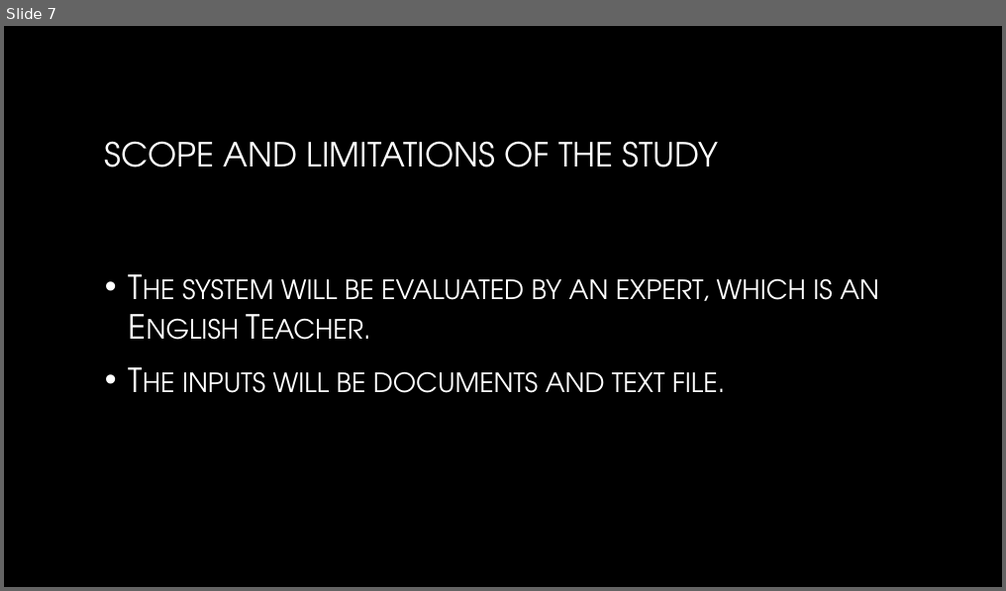
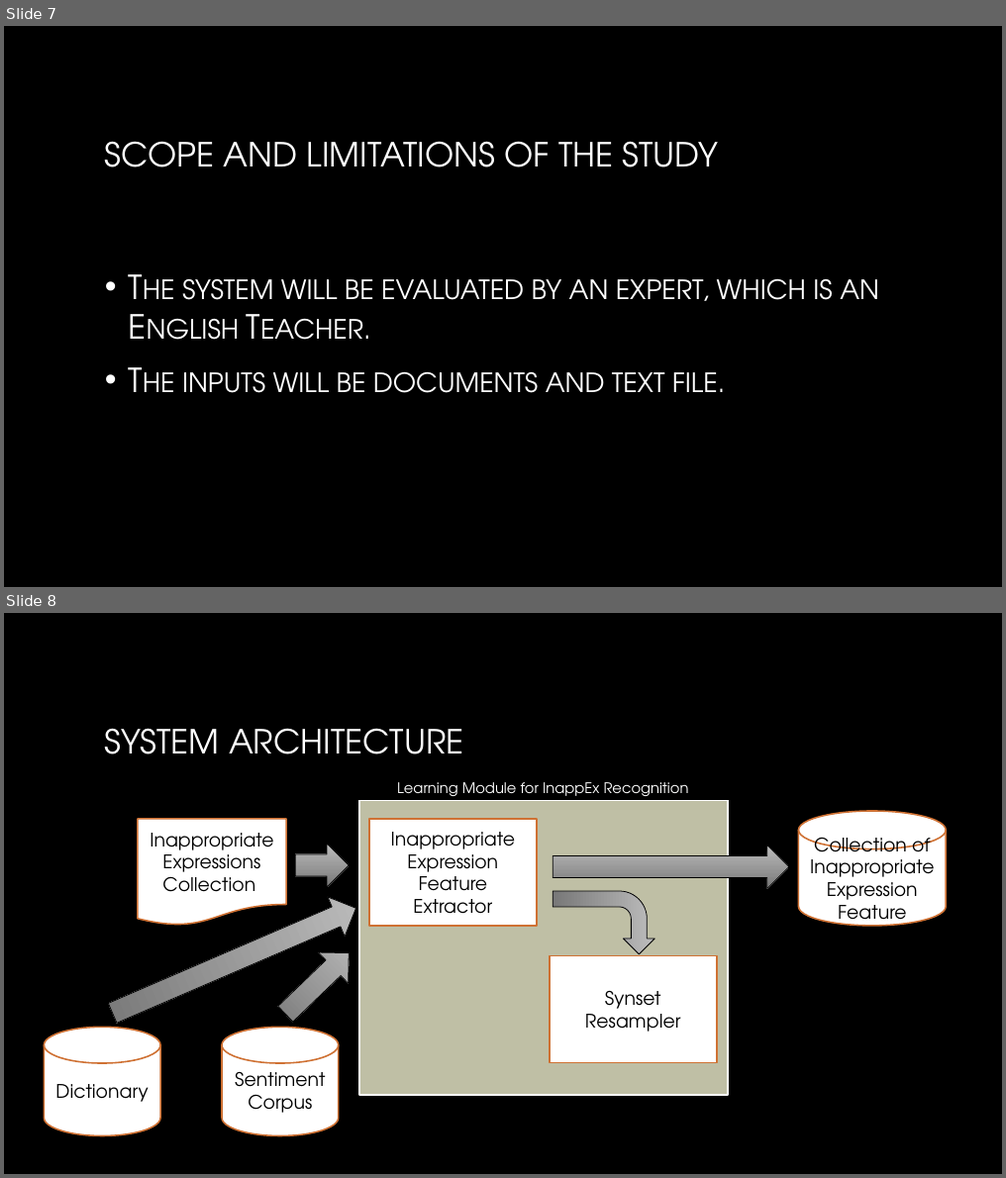
Before and after one commit to DimensionalRobos/InappExp, a slide deck: pptx/ToolDef Presentation.pptx. Shown one above the other, each under a label of ours: slide 7 before the commit, slides 7 and 8 after it. The pictures are 1006x591 and 1006x1178 pixels, drawn with LibreOffice and Linux fonts; fonts in the diff are those of the drawing; background and template pictures are left out. Boxes give left, top, right and bottom in pixels: in the first picture for what was removed or moved away, otherwise in the second. Text is boxed around its words. In the diff, an @@ line names an element or a change of style, - is before the commit and + after.

```diff
--- a/pptx/ToolDef Presentation.pptx
+++ b/pptx/ToolDef Presentation.pptx
@@ slide 8 added at bbox=[4, 613, 1002, 1174], background picture (left out) @@
@@ title added at bbox=[105, 728, 464, 755], 32 pt, text gradient #FFFFFF to #A6A6A6 @@
+SYSTEM ARCHITECTURE
@@ rectangle added at bbox=[357, 775, 729, 799], fill #000000, outline #000000 1.5 pt, 14 pt, text #FFFFFF @@
+Learning Module for InappEx Recognition
@@ flow chart document added at bbox=[138, 819, 287, 926], fill #FFFFFF, outline #CF7133 1.5 pt, 18 pt, text #000000 @@
+Inappropriate Expressions Collection
@@ rectangle added at bbox=[359, 800, 728, 1095], fill #BFBFA5, outline #FFFFFF 2 pt @@
@@ rectangle added at bbox=[369, 819, 537, 926], fill #FFFFFF, outline #CF7133 1.5 pt, 18 pt, text #000000 @@
+Inappropriate Expression Feature Extractor
@@ cylinder added at bbox=[798, 811, 945, 926], fill #FFFFFF, outline #CF7133 1.5 pt, 18 pt, text #000000 @@
+Collection of Inappropriate Expression Feature
@@ right arrow added at bbox=[295, 844, 349, 888], fill gradient #BCBCBC to #797979, outline #000000 0.75 pt @@
@@ right arrow added at bbox=[552, 845, 789, 889], fill gradient #BCBCBC to #797979, outline #000000 0.75 pt @@
@@ up arrow added at bbox=[104, 889, 365, 1034], fill gradient #BCBCBC to #797979, outline #000000 0.75 pt @@
@@ bent arrow added at bbox=[553, 891, 655, 955], fill gradient #BCBCBC to #797979, outline #000000 0.75 pt @@
@@ up arrow added at bbox=[271, 938, 364, 1030], fill gradient #BCBCBC to #797979, outline #000000 0.75 pt @@
@@ rectangle added at bbox=[549, 956, 718, 1062], fill #FFFFFF, outline #CF7133 1.5 pt, 18 pt, text #000000 @@
+Synset Resampler
@@ cylinder added at bbox=[44, 1027, 160, 1137], fill #FFFFFF, outline #CF7133 1.5 pt, 18 pt, text #000000 @@
+Dictionary
@@ cylinder added at bbox=[222, 1027, 339, 1137], fill #FFFFFF, outline #CF7133 1.5 pt, 18 pt, text #000000 @@
+Sentiment Corpus
```
Also in this commit, not shown: 1 slide changed, 24 other slides added, 1 slide removed, 3 other files.
